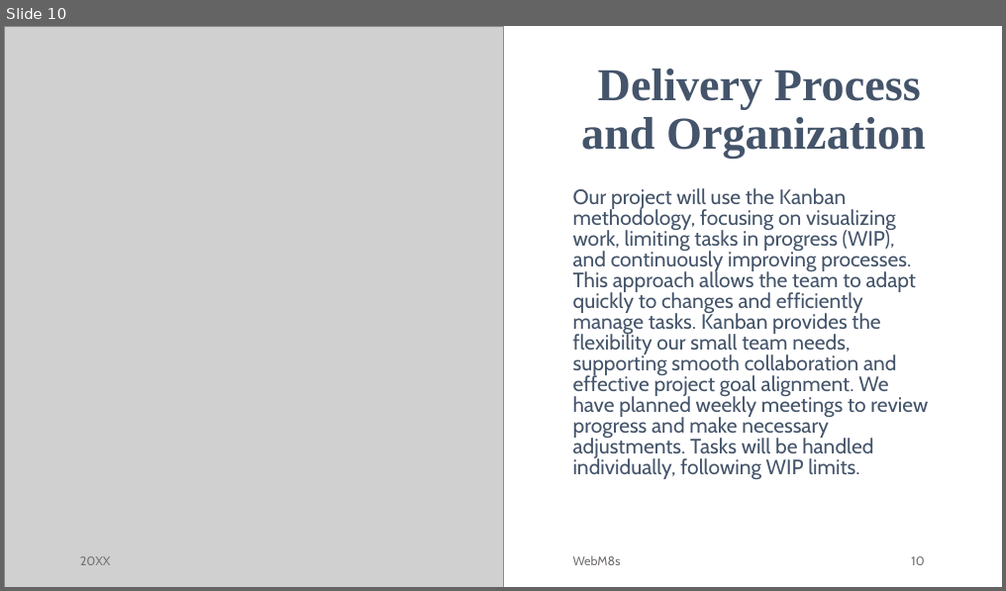
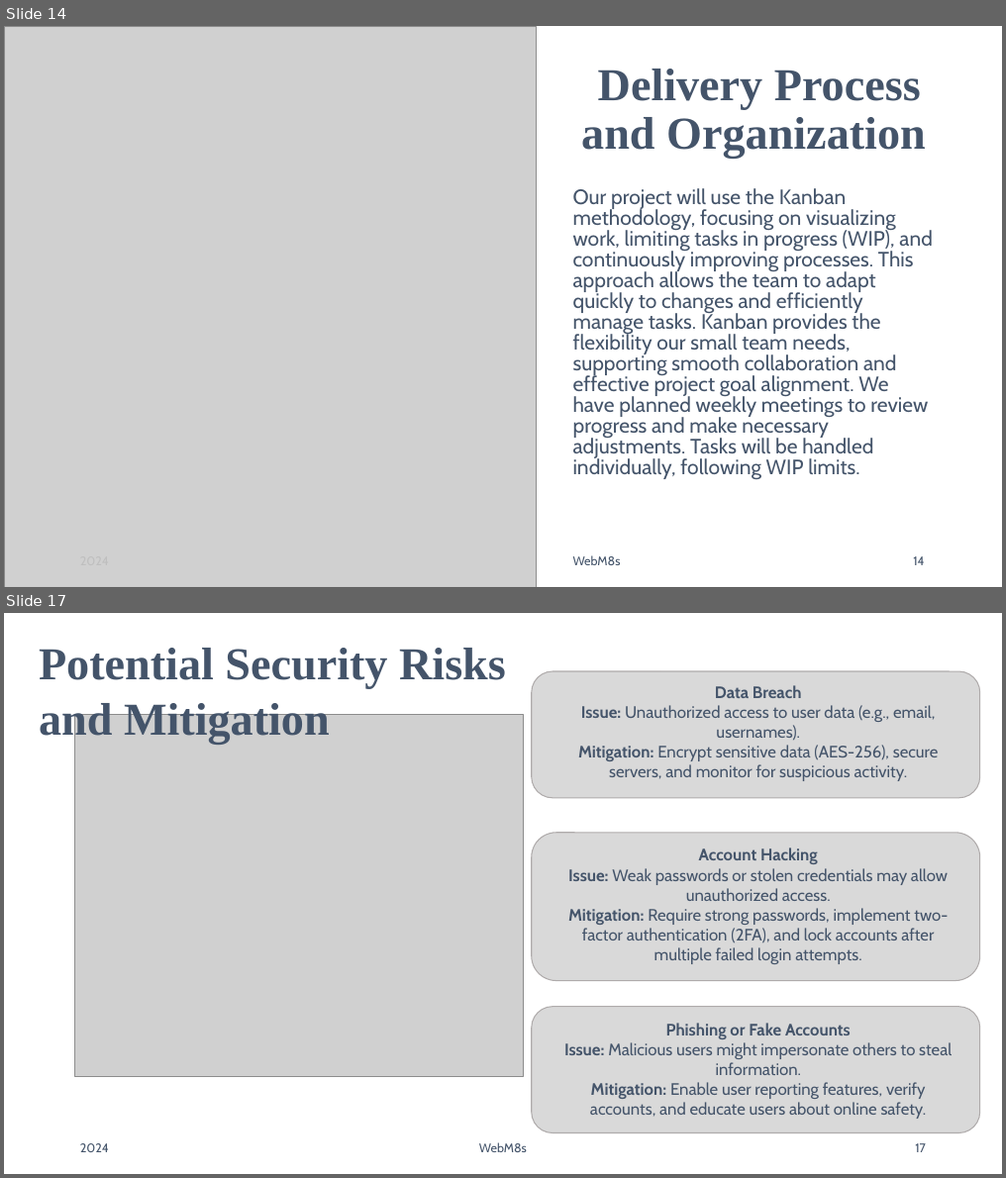
Before and after one commit to jankotanime/projekt-WZI, a slide deck: WebM8s.pptx. Shown one above the other, each under a label of ours: slide 10 before the commit, slides 14 and 17 after it; the slides between them are not shown. The pictures are 1006x591 and 1006x1178 pixels, drawn with LibreOffice and Linux fonts; fonts in the diff are those of the drawing; grey boxes stand for pictures. Boxes give left, top, right and bottom in pixels: in the first picture for what was removed or moved away, otherwise in the second. Text is boxed around its words. In the diff, an @@ line names an element or a change of style, - is before the commit and + after.

```diff
--- a/WebM8s.pptx
+++ b/WebM8s.pptx
@@ slide 17 added at box(4, 613, 1002, 1174), background #FFFFFF @@
@@ text added at box(39, 648, 506, 744), 44 pt, text #44546A, bold @@
+Potential Security Risks and Mitigation
@@ rounded rectangle added at box(532, 671, 980, 798), fill #D9D9D9, outline #AFABAB 1 pt @@
@@ text added at box(578, 685, 939, 781), 16 pt, text #44546A @@
+Data Breach
+Issue: Unauthorized access to user data (e.g., email, usernames).
+Mitigation: Encrypt sensitive data (AES-256), secure servers, and monitor for suspicious activity.
@@ picture added at box(75, 714, 524, 1077) @@
@@ rounded rectangle added at box(532, 833, 980, 980), fill #D9D9D9, outline #AFABAB 1 pt @@
@@ text added at box(568, 848, 947, 964), 16 pt, text #44546A @@
+Account Hacking
+Issue: Weak passwords or stolen credentials may allow unauthorized access.
+Mitigation: Require strong passwords, implement two-factor authentication (2FA), and lock accounts after multiple failed login attempts.
@@ rounded rectangle added at box(532, 1007, 980, 1134), fill #D9D9D9, outline #AFABAB 1 pt @@
@@ text added at box(564, 1023, 951, 1119), 16 pt, text #44546A @@
+Phishing or Fake Accounts
+Issue: Malicious users might impersonate others to steal information.
+Mitigation: Enable user reporting features, verify accounts, and educate users about online safety.
@@ text added at box(80, 1144, 109, 1153), 12 pt, text #44546A @@
+2024
@@ text added at box(479, 1143, 527, 1153), 12 pt, text #44546A @@
+WebM8s
@@ page number added at box(915, 1144, 926, 1153), 12 pt, text #44546A @@
+17
@@ what was slide 10 is now slide 14 @@
@@ slide 14 changed as well @@
@@ picture: place and size @@
-picture at box(4, 26, 503, 587)
+picture at box(4, 26, 537, 587)
@@ text "Our project will use the ..." rewrapped from box(573, 188, 928, 479) to box(573, 188, 932, 479) @@
@@ text removed at box(80, 557, 111, 566) @@
-20XX
@@ text "WebM8s" at box(573, 556, 621, 566): text colour #767171 to #44546A @@
@@ page number at box(913, 557, 924, 566): text changed; text colour #767171 to #44546A @@
-10
+14
```
Also in this commit, not shown: 10 other slides changed, 5 other slides added, 2 other files.
